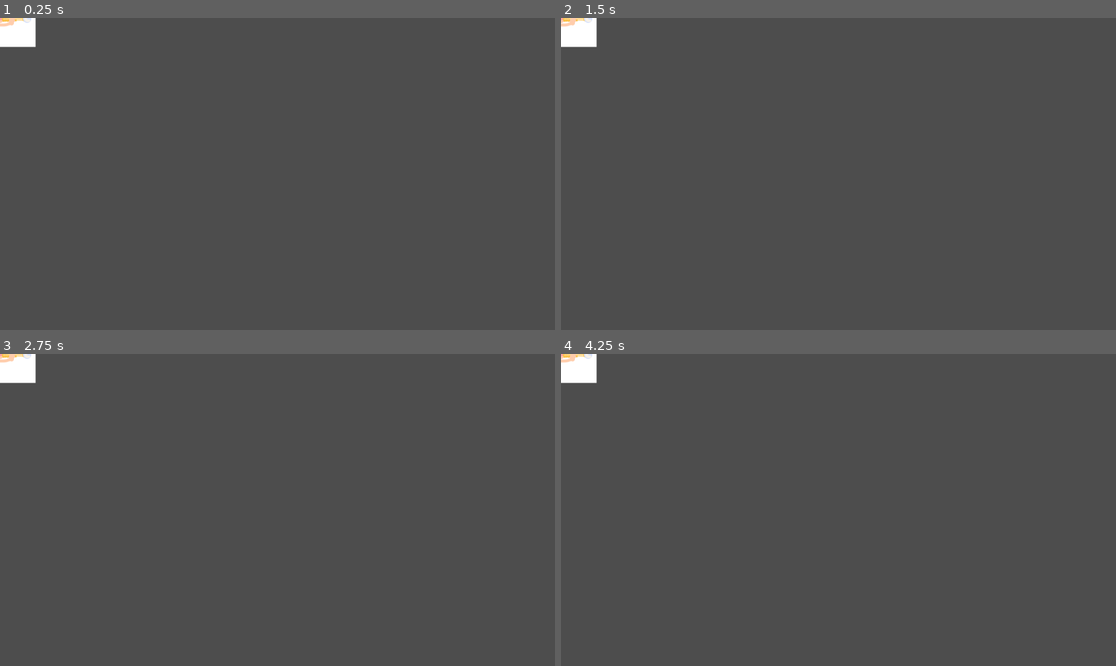
Above: before the commit, frames 1-4 (two rows, left to right).
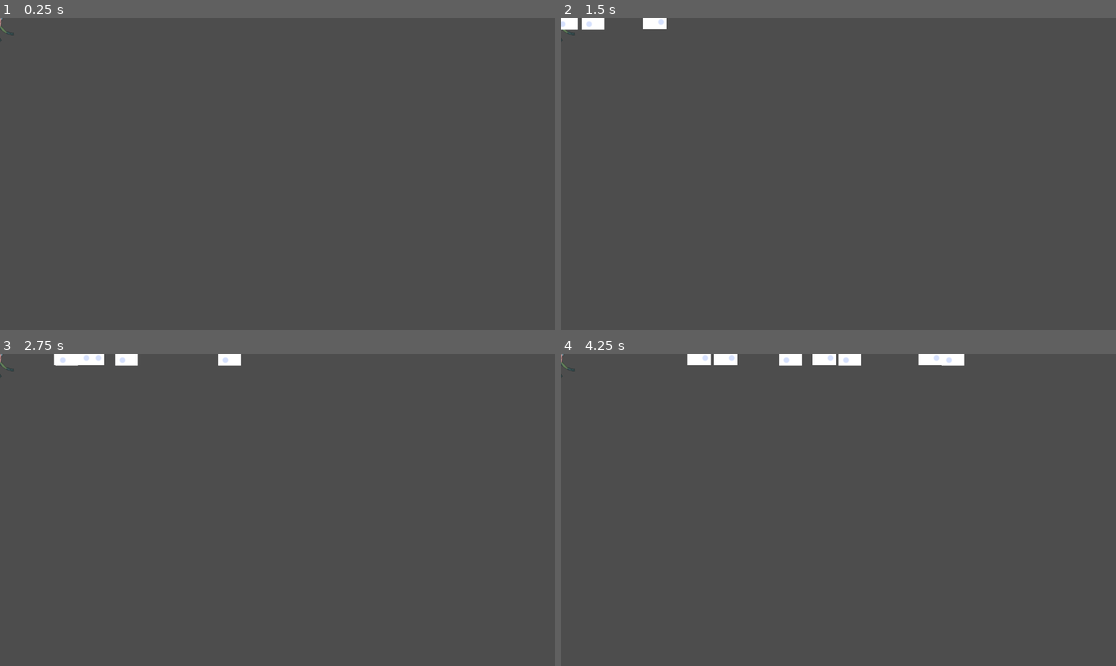
Above: after the commit, the same moments.

Repository: fr33d95/GGJ25
Game: Godot game, scene res://prefabs/character_fighter.tscn
The game is run twice, just before and just after one commit, with the same random seed, the same clock (stepped at 60 frames per second) and the same inputs. This scene is started directly instead of the project's main scene.
Inputs:
- Up to frame 1 (0.25 s): no input
- Up to frame 2 (1.5 s): tap Enter at 0.5 s; tap F (test_shot) at 0.6 s; tap B (test_shot_char_blue, bound only after the commit) at 0.8, 1.35 s
- Up to frame 3 (2.75 s): tap G (test_shot_char_green, bound only after the commit) at 1.55, 2.1 s; tap R (test_shot_char_red, bound only after the commit) at 2.3 s
- Up to frame 4 (4.25 s): tap R (test_shot_char_red, bound only after the commit) at 2.85 s; tap N (test_shot_wiz_blue, bound only after the commit) at 3.05, 3.6 s; tap H (test_shot_wiz_green, bound only after the commit) at 3.8 s

The runs differ from the first frame. In frame 1, 0.6% of the frame differs, in the area x 0-7%, y 0-10%; in frame 2, 0.7%; in frame 3, 1.3%; in frame 4, 1.7%, in the area x 0-73%, y 0-10%.

Commit message:
test fighting no. ii

Diff:
--- /dev/null
+++ b/anim/anim_wizard.tres
@@ -0,0 +1,24 @@
+[gd_resource type="SpriteFrames" format=3 uid="uid://lafq55m24b67"]
+
+[resource]
+animations = [{
+"frames": [],
+"loop": true,
+"name": &"attack",
+"speed": 5.0
+}, {
+"frames": [],
+"loop": true,
+"name": &"die",
+"speed": 5.0
+}, {
+"frames": [],
+"loop": true,
+"name": &"fight_idle",
+"speed": 5.0
+}, {
+"frames": [],
+"loop": true,
+"name": &"hit",
+"speed": 5.0
+}]
--- /dev/null
+++ b/anim/attack_bubbles.tres
@@ -0,0 +1,26 @@
+[gd_resource type="SpriteFrames" load_steps=3 format=3 uid="uid://o6m457ekmoqh"]
+
+[ext_resource type="Texture2D" uid="uid://dqnl0ra010pwq" path="res://art/test/test_bubble.png" id="1_ng2c3"]
+[ext_resource type="Texture2D" uid="uid://bje1ptsacxu7a" path="res://art/test/test_bubble2.png" id="2_n6x4e"]
+
+[resource]
+animations = [{
+"frames": [{
+"duration": 1.0,
+"texture": ExtResource("1_ng2c3")
+}, {
+"duration": 1.0,
+"texture": ExtResource("2_n6x4e")
+}],
+"loop": true,
+"name": &"default",
+"speed": 4.0
+}, {
+"frames": [{
+"duration": 1.0,
+"texture": ExtResource("1_ng2c3")
+}],
+"loop": true,
+"name": &"explode",
+"speed": 5.0
+}]
--- /dev/null
+++ b/anim/tubii.tres
@@ -0,0 +1,85 @@
+[gd_resource type="SpriteFrames" load_steps=9 format=3 uid="uid://cl2eewtfxn63x"]
+
+[ext_resource type="Texture2D" uid="uid://cqqx4c3u8orrq" path="res://art/spritesheet_tubii.png" id="1_vqutc"]
+
+[sub_resource type="AtlasTexture" id="AtlasTexture_baqg2"]
+atlas = ExtResource("1_vqutc")
+region = Rect2(0, 300, 100, 100)
+
+[sub_resource type="AtlasTexture" id="AtlasTexture_afr17"]
+atlas = ExtResource("1_vqutc")
+region = Rect2(0, 500, 100, 100)
+
+[sub_resource type="AtlasTexture" id="AtlasTexture_fn885"]
+atlas = ExtResource("1_vqutc")
+region = Rect2(0, 200, 100, 100)
+
+[sub_resource type="AtlasTexture" id="AtlasTexture_rvok7"]
+atlas = ExtResource("1_vqutc")
+region = Rect2(0, 400, 100, 100)
+
+[sub_resource type="AtlasTexture" id="AtlasTexture_x7pvo"]
+atlas = ExtResource("1_vqutc")
+region = Rect2(0, 100, 100, 100)
+
+[sub_resource type="AtlasTexture" id="AtlasTexture_a5daf"]
+atlas = ExtResource("1_vqutc")
+region = Rect2(0, 0, 100, 100)
+
+[sub_resource type="AtlasTexture" id="AtlasTexture_2i3ly"]
+atlas = ExtResource("1_vqutc")
+region = Rect2(100, 0, 100, 100)
+
+[resource]
+animations = [{
+"frames": [{
+"duration": 1.0,
+"texture": SubResource("AtlasTexture_baqg2")
+}],
+"loop": true,
+"name": &"attack",
+"speed": 5.0
+}, {
+"frames": [{
+"duration": 1.0,
+"texture": SubResource("AtlasTexture_afr17")
+}],
+"loop": true,
+"name": &"die",
+"speed": 5.0
+}, {
+"frames": [{
+"duration": 1.0,
+"texture": SubResource("AtlasTexture_fn885")
+}],
+"loop": true,
+"name": &"fight_idle",
+"speed": 5.0
+}, {
+"frames": [{
+"duration": 1.0,
+"texture": SubResource("AtlasTexture_rvok7")
+}],
+"loop": true,
+"name": &"hit",
+"speed": 5.0
+}, {
+"frames": [{
+"duration": 1.0,
+"texture": SubResource("AtlasTexture_x7pvo")
+}],
+"loop": true,
+"name": &"suffocate",
+"speed": 5.0
+}, {
+"frames": [{
+"duration": 1.0,
+"texture": SubResource("AtlasTexture_a5daf")
+}, {
+"duration": 1.0,
+"texture": SubResource("AtlasTexture_2i3ly")
+}],
+"loop": true,
+"name": &"swim",
+"speed": 5.0
+}]
--- a/prefabs/attack_bubble.tscn
+++ b/prefabs/attack_bubble.tscn
@@ -1,7 +1,7 @@
 [gd_scene load_steps=4 format=3 uid="uid://ca4rpme7ri7eb"]
 
 [ext_resource type="Script" path="res://scripts/attack_bubble.gd" id="1_f8tth"]
-[ext_resource type="Texture2D" uid="uid://dqnl0ra010pwq" path="res://art/test/test_bubble.png" id="2_q8f8t"]
+[ext_resource type="SpriteFrames" uid="uid://o6m457ekmoqh" path="res://anim/attack_bubbles.tres" id="2_tp46y"]
 
 [sub_resource type="RectangleShape2D" id="RectangleShape2D_fn84s"]
 size = Vector2(128, 128)
@@ -9,14 +9,15 @@
 [node name="attack_bubble" type="Area2D"]
 script = ExtResource("1_f8tth")
 
+[node name="anim" type="AnimatedSprite2D" parent="."]
+sprite_frames = ExtResource("2_tp46y")
+animation = &"explode"
+frame_progress = 0.699939
+
 [node name="CollisionShape2D" type="CollisionShape2D" parent="."]
 shape = SubResource("RectangleShape2D_fn84s")
 
-[node name="Sprite2D" type="Sprite2D" parent="."]
-position = Vector2(1.5, 0.5)
-scale = Vector2(1.02344, 0.992188)
-texture = ExtResource("2_q8f8t")
-
 [node name="VisibleOnScreenNotifier2D" type="VisibleOnScreenNotifier2D" parent="."]
 
+[connection signal="area_entered" from="." to="." method="_on_area_entered"]
 [connection signal="screen_exited" from="VisibleOnScreenNotifier2D" to="." method="_on_visible_on_screen_notifier_2d_screen_exited"]
--- a/prefabs/character_fighter.tscn
+++ b/prefabs/character_fighter.tscn
@@ -1,16 +1,27 @@
-[gd_scene load_steps=4 format=3 uid="uid://ds6hie2eixwyp"]
+[gd_scene load_steps=9 format=3 uid="uid://ds6hie2eixwyp"]
 
 [ext_resource type="Script" path="res://scripts/character_fighter.gd" id="1_tugwc"]
-[ext_resource type="Texture2D" uid="uid://bwg3b2vb2s7jm" path="res://art/test/test_char.png" id="2_5w234"]
+[ext_resource type="SpriteFrames" uid="uid://cl2eewtfxn63x" path="res://anim/tubii.tres" id="2_078fi"]
+[ext_resource type="PackedScene" uid="uid://ca4rpme7ri7eb" path="res://prefabs/attack_bubble.tscn" id="2_gkx00"]
+[ext_resource type="Script" path="res://scripts/attack_bubble_stats.gd" id="3_hr454"]
+[ext_resource type="Resource" uid="uid://d2anp18kpymjt" path="res://prefabs/resources/attack_bubble_stats_red.tres" id="4_byxo7"]
+[ext_resource type="Resource" uid="uid://bvdof1gag5y08" path="res://prefabs/resources/attack_bubble_stats_blue.tres" id="5_rwp5u"]
+[ext_resource type="Resource" uid="uid://crl3iw6dt4bv2" path="res://prefabs/resources/attack_bubble_stats_green.tres" id="6_a81cl"]
 
 [sub_resource type="RectangleShape2D" id="RectangleShape2D_q4gym"]
 size = Vector2(128, 128)
 
 [node name="character_fighter" type="Area2D"]
 script = ExtResource("1_tugwc")
+attack_bubble_scene = ExtResource("2_gkx00")
+attack_bubble_stats = Array[ExtResource("3_hr454")]([ExtResource("4_byxo7"), ExtResource("5_rwp5u"), ExtResource("6_a81cl")])
 
 [node name="CollisionShape2D" type="CollisionShape2D" parent="."]
 shape = SubResource("RectangleShape2D_q4gym")
 
-[node name="Sprite2D" type="Sprite2D" parent="."]
-texture = ExtResource("2_5w234")
+[node name="anim" type="AnimatedSprite2D" parent="."]
+sprite_frames = ExtResource("2_078fi")
+animation = &"fight_idle"
+frame_progress = 0.567322
+
+[connection signal="area_entered" from="." to="." method="_on_area_entered"]
--- /dev/null
+++ b/prefabs/resources/attack_bubble_stats_blue.tres
@@ -0,0 +1,10 @@
+[gd_resource type="Resource" script_class="AttackBubbleStats" load_steps=3 format=3 uid="uid://bvdof1gag5y08"]
+
+[ext_resource type="Script" path="res://scripts/attack_bubble_stats.gd" id="1_80fna"]
+[ext_resource type="SpriteFrames" uid="uid://o6m457ekmoqh" path="res://anim/attack_bubbles.tres" id="2_mujqy"]
+
+[resource]
+script = ExtResource("1_80fna")
+sprite_frames = ExtResource("2_mujqy")
+attack_bubble_type = 1
+speed = 10.0
--- /dev/null
+++ b/prefabs/resources/attack_bubble_stats_green.tres
@@ -0,0 +1,10 @@
+[gd_resource type="Resource" script_class="AttackBubbleStats" load_steps=3 format=3 uid="uid://crl3iw6dt4bv2"]
+
+[ext_resource type="Script" path="res://scripts/attack_bubble_stats.gd" id="1_4x0cv"]
+[ext_resource type="SpriteFrames" uid="uid://o6m457ekmoqh" path="res://anim/attack_bubbles.tres" id="2_fb8jh"]
+
+[resource]
+script = ExtResource("1_4x0cv")
+sprite_frames = ExtResource("2_fb8jh")
+attack_bubble_type = 2
+speed = 15.0
--- /dev/null
+++ b/prefabs/resources/attack_bubble_stats_red.tres
@@ -0,0 +1,10 @@
+[gd_resource type="Resource" script_class="AttackBubbleStats" load_steps=3 format=3 uid="uid://d2anp18kpymjt"]
+
+[ext_resource type="Script" path="res://scripts/attack_bubble_stats.gd" id="1_smk2m"]
+[ext_resource type="SpriteFrames" uid="uid://o6m457ekmoqh" path="res://anim/attack_bubbles.tres" id="2_adsn1"]
+
+[resource]
+script = ExtResource("1_smk2m")
+sprite_frames = ExtResource("2_adsn1")
+attack_bubble_type = 0
+speed = 20.0
--- /dev/null
+++ b/prefabs/wizard.tscn
@@ -0,0 +1,34 @@
+[gd_scene load_steps=10 format=3 uid="uid://bnnr3nu4mntx1"]
+
+[ext_resource type="Script" path="res://scripts/wizard.gd" id="1_2b7e2"]
+[ext_resource type="PackedScene" uid="uid://ca4rpme7ri7eb" path="res://prefabs/attack_bubble.tscn" id="2_h6ssr"]
+[ext_resource type="Texture2D" uid="uid://dltnqgc0seb7c" path="res://art/test/test_wiz.png" id="2_pb5qh"]
+[ext_resource type="Script" path="res://scripts/attack_bubble_stats.gd" id="3_7a61b"]
+[ext_resource type="Resource" uid="uid://d2anp18kpymjt" path="res://prefabs/resources/attack_bubble_stats_red.tres" id="4_he2xq"]
+[ext_resource type="Resource" uid="uid://bvdof1gag5y08" path="res://prefabs/resources/attack_bubble_stats_blue.tres" id="5_1uxbk"]
+[ext_resource type="Resource" uid="uid://crl3iw6dt4bv2" path="res://prefabs/resources/attack_bubble_stats_green.tres" id="6_fb4lk"]
+[ext_resource type="SpriteFrames" uid="uid://lafq55m24b67" path="res://anim/anim_wizard.tres" id="8_tmnit"]
+
+[sub_resource type="RectangleShape2D" id="RectangleShape2D_vj6pm"]
+size = Vector2(128, 128)
+
+[node name="wizard" type="Area2D"]
+script = ExtResource("1_2b7e2")
+attack_bubble_scene = ExtResource("2_h6ssr")
+attack_bubble_stats = Array[ExtResource("3_7a61b")]([ExtResource("4_he2xq"), ExtResource("5_1uxbk"), ExtResource("6_fb4lk")])
+
+[node name="Sprite2D" type="Sprite2D" parent="."]
+texture = ExtResource("2_pb5qh")
+
+[node name="CollisionShape2D" type="CollisionShape2D" parent="."]
+shape = SubResource("RectangleShape2D_vj6pm")
+
+[node name="anim" type="AnimatedSprite2D" parent="."]
+sprite_frames = ExtResource("8_tmnit")
+animation = &"fight_idle"
+
+[node name="death_timer" type="Timer" parent="."]
+one_shot = true
+
+[connection signal="area_entered" from="." to="." method="_on_area_entered"]
+[connection signal="timeout" from="death_timer" to="." method="_on_death_timer_timeout"]
--- a/prefabs/wizzard.tscn
+++ /dev/null
@@ -1,20 +0,0 @@
-[gd_scene load_steps=5 format=3 uid="uid://bnnr3nu4mntx1"]
-
-[ext_resource type="Script" path="res://scripts/wizzard.gd" id="1_2b7e2"]
-[ext_resource type="PackedScene" uid="uid://ca4rpme7ri7eb" path="res://prefabs/attack_bubble.tscn" id="2_h6ssr"]
-[ext_resource type="Texture2D" uid="uid://dltnqgc0seb7c" path="res://art/test/test_wiz.png" id="2_pb5qh"]
-
-[sub_resource type="RectangleShape2D" id="RectangleShape2D_vj6pm"]
-size = Vector2(128, 128)
-
-[node name="wizzard" type="Area2D"]
-script = ExtResource("1_2b7e2")
-attack_bubble_scene = ExtResource("2_h6ssr")
-
-[node name="Sprite2D" type="Sprite2D" parent="."]
-texture = ExtResource("2_pb5qh")
-
-[node name="CollisionShape2D" type="CollisionShape2D" parent="."]
-shape = SubResource("RectangleShape2D_vj6pm")
-
-[connection signal="area_entered" from="." to="." method="_on_area_entered"]
--- a/project.godot
+++ b/project.godot
@@ -13,7 +13,7 @@
 config/name="down_the_bottleneck"
 run/main_scene="res://scenes/down_the_bottleneck.tscn"
 config/features=PackedStringArray("4.3", "Forward Plus")
-config/icon="res://icon.svg"
+config/icon="res://art/icon.png"
 
 [autoload]
 
@@ -36,3 +36,33 @@
 "events": [Object(InputEventKey,"resource_local_to_scene":false,"resource_name":"","device":-1,"window_id":0,"alt_press …(192 unchanged characters)…
 ]
 }
+test_shot_char_red={
+"deadzone": 0.5,
+"events": [Object(InputEventKey,"resource_local_to_scene":false,"resource_name":"","device":-1,"window_id":0,"alt_pressed":false,"shift_pressed":false,"ctrl_pressed":false,"meta_pressed":false,"pressed":false,"keycode":0,"physical_keycode":82,"key_label":0,"unicode":114,"location":0,"echo":false,"script":null)
+]
+}
+test_shot_char_blue={
+"deadzone": 0.5,
+"events": [Object(InputEventKey,"resource_local_to_scene":false,"resource_name":"","device":-1,"window_id":0,"alt_pressed":false,"shift_pressed":false,"ctrl_pressed":false,"meta_pressed":false,"pressed":false,"keycode":0,"physical_keycode":66,"key_label":0,"unicode":98,"location":0,"echo":false,"script":null)
+]
+}
+test_shot_char_green={
+"deadzone": 0.5,
+"events": [Object(InputEventKey,"resource_local_to_scene":false,"resource_name":"","device":-1,"window_id":0,"alt_pressed":false,"shift_pressed":false,"ctrl_pressed":false,"meta_pressed":false,"pressed":false,"keycode":0,"physical_keycode":71,"key_label":0,"unicode":103,"location":0,"echo":false,"script":null)
+]
+}
+test_shot_wiz_red={
+"deadzone": 0.5,
+"events": [Object(InputEventKey,"resource_local_to_scene":false,"resource_name":"","device":-1,"window_id":0,"alt_pressed":false,"shift_pressed":false,"ctrl_pressed":false,"meta_pressed":false,"pressed":false,"keycode":0,"physical_keycode":84,"key_label":0,"unicode":116,"location":0,"echo":false,"script":null)
+]
+}
+test_shot_wiz_blue={
+"deadzone": 0.5,
+"events": [Object(InputEventKey,"resource_local_to_scene":false,"resource_name":"","device":-1,"window_id":0,"alt_pressed":false,"shift_pressed":false,"ctrl_pressed":false,"meta_pressed":false,"pressed":false,"keycode":0,"physical_keycode":78,"key_label":0,"unicode":110,"location":0,"echo":false,"script":null)
+]
+}
+test_shot_wiz_green={
+"deadzone": 0.5,
+"events": [Object(InputEventKey,"resource_local_to_scene":false,"resource_name":"","device":-1,"window_id":0,"alt_pressed":false,"shift_pressed":false,"ctrl_pressed":false,"meta_pressed":false,"pressed":false,"keycode":0,"physical_keycode":72,"key_label":0,"unicode":104,"location":0,"echo":false,"script":null)
+]
+}
--- /dev/null
+++ b/scenes/wizard_fight_world.tscn
@@ -0,0 +1,14 @@
+[gd_scene load_steps=4 format=3 uid="uid://bltrbd3dxdj8j"]
+
+[ext_resource type="Script" path="res://scripts/wizard_fight_world.gd" id="1_wyqjj"]
+[ext_resource type="PackedScene" uid="uid://bnnr3nu4mntx1" path="res://prefabs/wizard.tscn" id="2_prq4b"]
+[ext_resource type="PackedScene" uid="uid://ds6hie2eixwyp" path="res://prefabs/character_fighter.tscn" id="3_pnnn8"]
+
+[node name="wizard_fight_world" type="Node2D"]
+script = ExtResource("1_wyqjj")
+
+[node name="wizard" parent="." instance=ExtResource("2_prq4b")]
+position = Vector2(863, 496)
+
+[node name="character_fighter" parent="." instance=ExtResource("3_pnnn8")]
+position = Vector2(222, 504)
--- a/scenes/wizzard_fight.tscn
+++ /dev/null
@@ -1,30 +0,0 @@
-[gd_scene load_steps=8 format=3 uid="uid://bltrbd3dxdj8j"]
-
-[ext_resource type="PackedScene" uid="uid://ca4rpme7ri7eb" path="res://prefabs/attack_bubble.tscn" id="1_5wy1l"]
-[ext_resource type="PackedScene" uid="uid://bnnr3nu4mntx1" path="res://prefabs/wizzard.tscn" id="2_8tg8y"]
-[ext_resource type="PackedScene" uid="uid://ds6hie2eixwyp" path="res://prefabs/character_fighter.tscn" id="3_j42aw"]
-[ext_resource type="Script" path="res://scripts/attack_bubble_stats.gd" id="3_p2k5m"]
-
-[sub_resource type="Resource" id="Resource_24s1i"]
-script = ExtResource("3_p2k5m")
-speed = 30.0
-
-[sub_resource type="Resource" id="Resource_wtd26"]
-script = ExtResource("3_p2k5m")
-speed = 20.0
-
-[sub_resource type="Resource" id="Resource_cjhhs"]
-script = ExtResource("3_p2k5m")
-speed = 15.0
-
-[node name="wizzard_fight" type="Node2D"]
-
-[node name="attack_bubble" parent="." instance=ExtResource("1_5wy1l")]
-position = Vector2(519, 511)
-
-[node name="wizzard" parent="." instance=ExtResource("2_8tg8y")]
-position = Vector2(863, 496)
-attack_bubble_stats = Array[ExtResource("3_p2k5m")]([SubResource("Resource_24s1i"), SubResource("Resource_wtd26"), SubResource("Resource_cjhhs")])
-
-[node name="character_fighter" parent="." instance=ExtResource("3_j42aw")]
-position = Vector2(222, 504)
--- a/scripts/attack_bubble.gd
+++ b/scripts/attack_bubble.gd
@@ -2,14 +2,27 @@
 # attack bubble
 
 class_name AttackBubble extends Area2D
+
+# refs
+@onready var anim: AnimatedSprite2D = $anim
 
 var type: Enums.AttackBubbleType
 var speed: float = 25.0
 var shot_direction: int = 1
 var shot_source: Enums.ShotSource = Enums.ShotSource.None
 
+# cons anim names
+const anim_default = &"default"
+const anim_explode = &"explode"
+
+
 func _ready() -> void:
-	pass
+
+	# look animation
+	anim.set_animation(anim_default)
+
+	# play animation
+	anim.play()
 
 
 func _process(delta: float) -> void:
@@ -23,12 +36,16 @@
 
 func set_stats(new_stats: AttackBubbleStats, target_shot_source: Enums.ShotSource):
 
-	# set speed
+	# set vars
 	speed = new_stats.get_speed()
+	type = new_stats.get_type()
+
+	# anim sprites
+	anim.sprite_frames = new_stats.get_sprite_frames()
 
 	# shot source and direction
 	shot_source = target_shot_source
-	shot_direction = -1 if target_shot_source == Enums.ShotSource.ShotWizzard else 1
+	shot_direction = -1 if target_shot_source == Enums.ShotSource.ShotWizard else 1
 
 
 func update_bubble_movement() -> Vector2:
@@ -40,3 +57,32 @@
 func _on_visible_on_screen_notifier_2d_screen_exited() -> void:
 	print("destroy bubble")
 	queue_free()
+
+
+func _on_area_entered(area: Area2D) -> void:
+
+	# returns
+	if shot_source == Enums.ShotSource.ShotCharacter: return
+	if area is CharacterFighter: return
+	if area is Wizard: return
+	if area.shot_source == self.shot_source: return
+
+	# handle bubble input only wizard shots
+	#match self.type:
+	print("hit bubble: ", area.type)
+
+	var destroy_both: bool = false
+
+	# destroy both condition
+	if self.type == Enums.AttackBubbleType.Red and area.type == Enums.AttackBubbleType.Blue: destroy_both = true
+	if self.type == Enums.AttackBubbleType.Blue and area.type == Enums.AttackBubbleType.Green: destroy_both = true
+	if self.type == Enums.AttackBubbleType.Green and area.type == Enums.AttackBubbleType.Red: destroy_both = true
+
+	# destroy both
+	if destroy_both:
+		area.queue_free()
+		self.queue_free()
+		return
+
+	# destroy character bubble
+	area.queue_free()
--- a/scripts/attack_bubble_stats.gd
+++ b/scripts/attack_bubble_stats.gd
@@ -3,7 +3,17 @@
 
 class_name AttackBubbleStats extends Resource
 
+# resources
+@export var sprite_frames: SpriteFrames
+
+# vars
+@export var attack_bubble_type: Enums.AttackBubbleType
 @export var speed: float
 
-func get_speed():
-	return speed
+
+# --
+# getter
+
+func get_sprite_frames(): return sprite_frames
+func get_speed(): return speed
+func get_type(): return attack_bubble_type
--- a/scripts/character_fighter.gd
+++ b/scripts/character_fighter.gd
@@ -1,14 +1,83 @@
 # --
 # character fighter
 
-extends Area2D
+class_name CharacterFighter extends Area2D
+
+# resources
+@export var attack_bubble_scene: PackedScene
+@export var attack_bubble_stats: Array[AttackBubbleStats]
+
+# refs
+@onready var anim: AnimatedSprite2D = $anim
+
+# vars
+var num_hits
+
+# const anim
+const anim_fight_idle = &"fight_idle"
+const anim_hit = &"hit"
+const anim_suffocate = &"suffocate"
+const anim_attack = &"attack"
+const anim_die = &"die"
 
 
-# Called when the node enters the scene tree for the first time.
 func _ready() -> void:
-	pass # Replace with function body.
+	num_hits = 0
+
+	# look animation
+	anim.set_animation(anim_fight_idle)
+
+	# play animation
+	anim.play()
 
 
-# Called every frame. 'delta' is the elapsed time since the previous frame.
 func _process(_delta: float) -> void:
-	pass
+
+	# test
+	if Input.is_action_just_pressed("test_shot"): spawn_attack_bubble(Enums.AttackBubbleType.None)
+
+	if Input.is_action_just_pressed("test_shot_char_red"): spawn_attack_bubble(Enums.AttackBubbleType.Red)
+	if Input.is_action_just_pressed("test_shot_char_green"): spawn_attack_bubble(Enums.AttackBubbleType.Green)
+	if Input.is_action_just_pressed("test_shot_char_blue"): spawn_attack_bubble(Enums.AttackBubbleType.Blue)
+
+func reset() -> void:
+	num_hits = 0
+
+
+func spawn_attack_bubble(bubble_id: Enums.AttackBubbleType) -> void:
+
+	assert(bubble_id <= Enums.AttackBubbleType.None)
+
+	# set id
+	var bi: int = randi_range(0, Enums.AttackBubbleType.None - 1) if bubble_id == Enums.AttackBubbleType.None else bubble_id
+
+	# bubble instance
+	var attack_bubble = attack_bubble_scene.instantiate()
+
+	# add
+	add_child(attack_bubble)
+
+	# settings
+	attack_bubble.set_stats(attack_bubble_stats[bi], Enums.ShotSource.ShotCharacter)
+
+
+func hit():
+	print("character is hit")
+
+
+# --
+# signal methods
+
+
+func _on_area_entered(area: Area2D) -> void:
+	print("area: ", area)
+
+	# returns
+	if not area is AttackBubble: return
+	if area.shot_source == Enums.ShotSource.ShotCharacter: return
+
+	# hit by shot
+	self.hit()
+	area.queue_free()
+
+	print(area.type)
--- a/scripts/enums.gd
+++ b/scripts/enums.gd
@@ -7,4 +7,4 @@
 enum AttackBubbleType { Red, Blue, Green, None }
 
 # shot sources
-enum ShotSource { ShotWizzard, ShotCharacter, None }
+enum ShotSource { ShotWizard, ShotCharacter, None }
--- /dev/null
+++ b/scripts/wizard.gd
@@ -0,0 +1,118 @@
+# --
+# wizard
+
+class_name Wizard extends Area2D
+
+# signals
+signal the_evil_wizard_is_dead
+
+
+# resources
+@export var attack_bubble_scene: PackedScene
+@export var attack_bubble_stats: Array[AttackBubbleStats]
+
+# settings
+@export var max_hits: int = 3
+
+# refs
+@onready var anim: AnimatedSprite2D = $anim
+@onready var death_timer: Timer = $death_timer
+
+# vars
+var is_dead: bool = false
+var num_hits: int = 0
+
+# const anim
+const anim_fight_idle = &"fight_idle"
+const anim_hit = &"hit"
+const anim_attack = &"attack"
+const anim_die = &"die"
+
+
+func _ready() -> void:
+
+	# reset characer
+	self.reset()
+
+
+func _process(_delta: float) -> void:
+
+	# test
+	if Input.is_action_just_pressed("test_shot"): spawn_attack_bubble(Enums.AttackBubbleType.None)
+
+	if Input.is_action_just_pressed("test_shot_wiz_red"): spawn_attack_bubble(Enums.AttackBubbleType.Red)
+	if Input.is_action_just_pressed("test_shot_wiz_green"): spawn_attack_bubble(Enums.AttackBubbleType.Green)
+	if Input.is_action_just_pressed("test_shot_wiz_blue"): spawn_attack_bubble(Enums.AttackBubbleType.Blue)
+
+
+func reset() -> void:
+	num_hits = 0
+	is_dead = false
+
+
+func spawn_attack_bubble(bubble_id: Enums.AttackBubbleType) -> void:
+
+	assert(bubble_id <= Enums.AttackBubbleType.None)
+
+	# set id
+	var bi: int = randi_range(0, Enums.AttackBubbleType.None - 1) if bubble_id == Enums.AttackBubbleType.None else bubble_id
+
+	# bubble instance
+	var attack_bubble = attack_bubble_scene.instantiate()
+
+	# add
+	add_child(attack_bubble)
+
+	# settings
+	attack_bubble.set_stats(attack_bubble_stats[bi], Enums.ShotSource.ShotWizard)
+
+
+func hit():
+
+	# returns
+	if is_dead: return
+
+	# add number of hits
+	num_hits += 1
+
+	# hit message
+	print("wizard is hit: ", num_hits, "/", max_hits)
+
+	# death
+	if num_hits >= max_hits:
+
+		# look animation
+		anim.set_animation(anim_die)
+
+		# play animation
+		anim.play()
+
+		# death
+		is_dead = true
+
+		# start death timer
+		death_timer.start()
+
+
+# --
+# signal methods
+
+func _on_area_entered(area: Area2D) -> void:
+	print("area: ", area)
+
+	# returns
+	if not area is AttackBubble: return
+	if area.shot_source == Enums.ShotSource.ShotWizard: return
+
+	# hit by shot
+	self.hit()
+	area.queue_free()
+
+	print(area.type)
+
+
+func _on_death_timer_timeout() -> void:
+
+	# dead emit
+	print("death of wizard after timer")
+	the_evil_wizard_is_dead.emit()
--- /dev/null
+++ b/scripts/wizard_fight_world.gd
@@ -0,0 +1,11 @@
+extends Node2D
+
+
+# Called when the node enters the scene tree for the first time.
+func _ready() -> void:
+	pass # Replace with function body.
+
+
+# Called every frame. 'delta' is the elapsed time since the previous frame.
+func _process(_delta: float) -> void:
+	pass
--- a/scripts/wizzard.gd
+++ /dev/null
@@ -1,61 +0,0 @@
-# --
-# wizzard
-
-class_name Wizzard extends Area2D
-
-# resources
-@export var attack_bubble_scene: PackedScene
-@export var attack_bubble_stats: Array[AttackBubbleStats]
-
-# vars
-var num_hits
-
-
-func _ready() -> void:
-	num_hits = 0
-
-
-func _process(_delta: float) -> void:
-
-	# test
-	if Input.is_action_just_pressed("test_shot"):
-
-		# spawn a attack bubble
-		spawn_attack_bubble()
-
-
-func reset() -> void:
-	num_hits = 0
-
-
-func spawn_attack_bubble() -> void:
-
-	# bubble instance
-	var attack_bubble = attack_bubble_scene.instantiate()
-
-	# settings
-	attack_bubble.set_stats(attack_bubble_stats[0], Enums.ShotSource.ShotWizzard)
-
-	# add
-	add_child(attack_bubble)
-
-
-func hit():
-	print("wizzard is hit")
-
-
-# --
-# signals
-
-func _on_area_entered(area: Area2D) -> void:
-	print("area: ", area)
-
-	# returns
-	if not area is AttackBubble: return
-	if area.shot_source == Enums.ShotSource.ShotWizzard: return
-
-	# hit by shot
-	self.hit()
-	area.queue_free()
-
-	print(area.type)
Not shown, removed: art/_.txt
Binary file added: art/icon.png
Not shown, added: art/icon.png.import
Not shown, added: art/spritesheet_tubii.png.import
Binary file changed: art/test/test_bubble.png
Binary file added: art/test/test_bubble2.png
Not shown, added: art/test/test_bubble2.png.import
Not shown, removed: audio/_.txt
Not shown, added: audio/down.mp3.import
Not shown, added: audio/wizard_fight.mp3.import
Not shown, added: audio/down.mp3
Not shown, added: audio/wizard_fight.mp3
